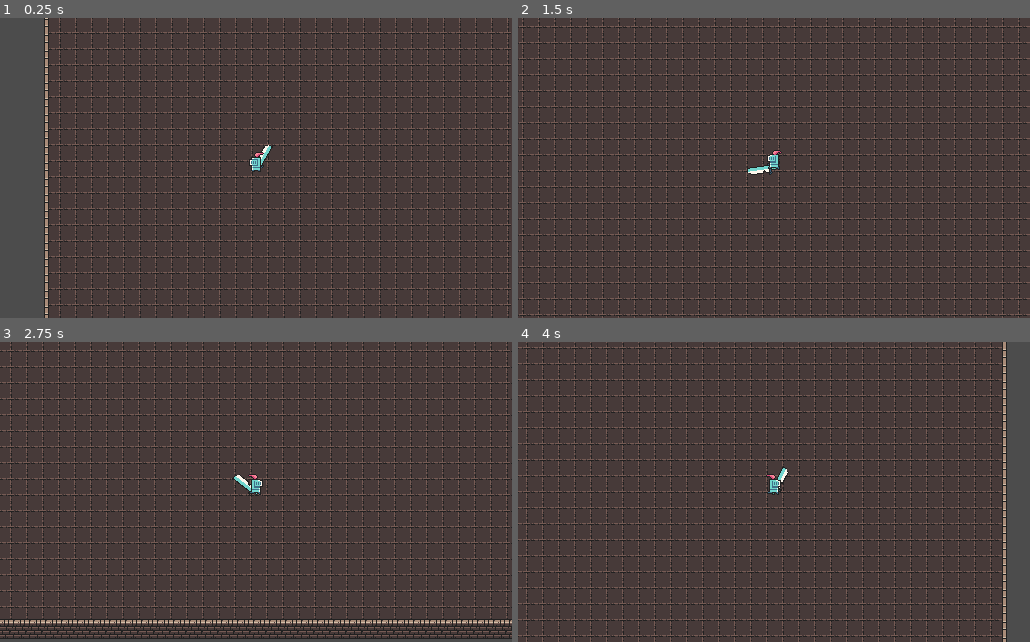
Above: before the commit, frames 1-4 (two rows, left to right).
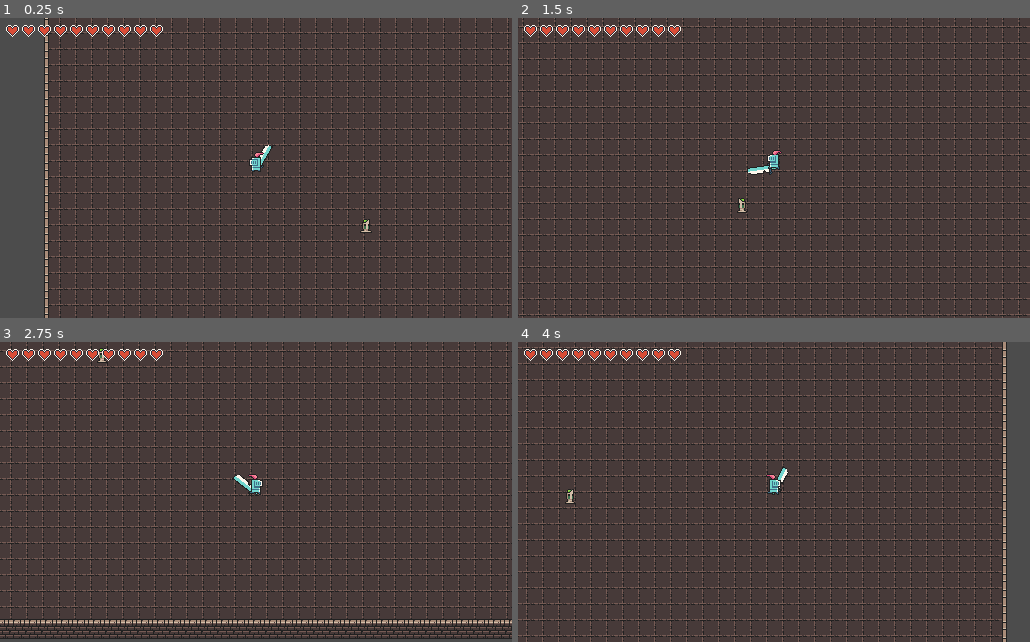
Above: after the commit, the same moments.

Repository: sakkaku-dev/rpg-arena
Game: Godot game, scene res://scene/Game.tscn
Two runs of this game, one before a commit and one after it. Both use one fixed random seed, a clock stepped at 60 frames per second and the inputs below.
Inputs (mouse positions are in pixels of both pictures, inside the frame that each line leads up to):
- Up to frame 1 (0.25 s): no input
- Up to frame 2 (1.5 s): move the mouse to (886, 153) at 0.52 s; hold D (move_right) 0.53-1.28 s; click (886, 153) at 0.6 s; move the mouse to (671, 183) at 1.27 s; hold S (move_down) from 1.28 s (still down); click (671, 183) at 1.35 s
- Up to frame 3 (2.75 s): move the mouse to (307, 426) at 2.02 s; release S (move_down) at 2.03 s; hold D (move_right) from 2.03 s (still down); click (307, 426) at 2.1 s
- Up to frame 4 (4 s): move the mouse to (748, 552) at 2.77 s; release D (move_right) at 2.78 s; hold W (move_up) 2.78-3.53 s; click (748, 552) at 2.85 s; move the mouse to (927, 537) at 3.52 s; hold A (move_left) from 3.53 s (still down); click (927, 537) at 3.6 s

The runs differ from the first frame. In frame 1, 0.7% of the frame differs, in the area x 1-73%, y 2-72%; in frame 2, 0.7%; in frame 3, 0.7%; in frame 4, 0.7%, in the area x 1-32%, y 2-54%.

Commit message:
Add health + hit/knockback

Diff:
--- a/project.godot
+++ b/project.godot
@@ -24,6 +24,21 @@
 "language": "GDScript",
 "path": "res://script/EnemyController.gd"
 }, {
+"base": "Control",
+"class": "HealthUI",
+"language": "GDScript",
+"path": "res://script/HealthUI.gd"
+}, {
+"base": "Area2D",
+"class": "HitArea",
+"language": "GDScript",
+"path": "res://script/HitArea.gd"
+}, {
+"base": "Area2D",
+"class": "HurtArea",
+"language": "GDScript",
+"path": "res://script/HurtArea.gd"
+}, {
 "base": "Reference",
 "class": "Mockito",
 "language": "GDScript",
@@ -48,6 +63,11 @@
 "class": "StateMachine",
 "language": "GDScript",
 "path": "res://script/StateMachine.gd"
+}, {
+"base": "Node",
+"class": "Stats",
+"language": "GDScript",
+"path": "res://script/Stats.gd"
 }, {
 "base": "Area2D",
 "class": "VisionArea",
@@ -73,11 +93,15 @@
 "Character": "",
 "CharacterController": "",
 "EnemyController": "",
+"HealthUI": "",
+"HitArea": "",
+"HurtArea": "",
 "Mockito": "",
 "Move": "",
 "PlayerController": "",
 "State": "",
 "StateMachine": "",
+"Stats": "",
 "VisionArea": "",
 "WAT": "",
 "WATTest": "",
@@ -169,6 +193,8 @@
 2d_physics/layer_1="objects"
 2d_physics/layer_2="player"
 2d_physics/layer_3="enemy"
+2d_physics/layer_4="player_hurtbox"
+2d_physics/layer_5="enemy_hurtbox"
 
 [rendering]
 
--- a/scene/Arena.tscn
+++ b/scene/Arena.tscn
@@ -1,8 +1,10 @@
-[gd_scene load_steps=34 format=2]
+[gd_scene load_steps=37 format=2]
 
 [ext_resource path="res://assets/arena.png" type="Texture" id=1]
 [ext_resource path="res://assets/walls.png" type="Texture" id=2]
 [ext_resource path="res://scene/Knight.tscn" type="PackedScene" id=3]
+[ext_resource path="res://scene/Zombie.tscn" type="PackedScene" id=4]
+[ext_resource path="res://scene/HitArea.tscn" type="PackedScene" id=5]
 
 [sub_resource type="TileSet" id=1]
 0/name = "floor"
@@ -303,6 +305,9 @@
 } ]
 0/z_index = 0
 
+[sub_resource type="CircleShape2D" id=31]
+radius = 54.1006
+
 [node name="Arena" type="Node2D"]
 
 [node name="Floor" type="TileMap" parent="."]
@@ -316,9 +321,21 @@
 [node name="Knight" parent="." instance=ExtResource( 3 )]
 position = Vector2( 211.667, 199.067 )
 
+[node name="Zombie" parent="." instance=ExtResource( 4 )]
+position = Vector2( 322.068, 260.466 )
+
 [node name="Walls" type="TileMap" parent="."]
 tile_set = SubResource( 30 )
 cell_size = Vector2( 16, 16 )
 collision_mask = 0
 format = 1
 tile_data = PoolIntArray( -65536, 0, 0, -65535, 0, 1, -65534, 0, 1, -65533, 0, 1, -65532, 0, 1, -65531, 0, 1, -65530, 0 …(3849 unchanged characters)…
+
+[node name="HitArea" parent="." instance=ExtResource( 5 )]
+position = Vector2( 94.7736, 103.45 )
+collision_layer = 0
+collision_mask = 2147483656
+knockback_force = 300
+
+[node name="CollisionShape2D" type="CollisionShape2D" parent="HitArea"]
+shape = SubResource( 31 )
--- a/scene/Character.tscn
+++ b/scene/Character.tscn
@@ -1,5 +1,6 @@
-[gd_scene load_steps=2 format=2]
+[gd_scene load_steps=3 format=2]
 
+[ext_resource path="res://scene/HurtArea.tscn" type="PackedScene" id=1]
 [ext_resource path="res://script/Character.gd" type="Script" id=2]
 
 [node name="Character" type="KinematicBody2D"]
@@ -10,3 +11,5 @@
 [node name="Hand" type="Position2D" parent="Body"]
 
 [node name="Sprite" type="Sprite" parent="Body"]
+
+[node name="HurtArea" parent="." instance=ExtResource( 1 )]
--- /dev/null
+++ b/scene/HitArea.tscn
@@ -0,0 +1,7 @@
+[gd_scene load_steps=2 format=2]
+
+[ext_resource path="res://script/HitArea.gd" type="Script" id=1]
+
+[node name="HitArea" type="Area2D"]
+script = ExtResource( 1 )
+[connection signal="area_entered" from="." to="." method="_on_HitArea_area_entered"]
--- /dev/null
+++ b/scene/HurtArea.tscn
@@ -0,0 +1,11 @@
+[gd_scene load_steps=2 format=2]
+
+[ext_resource path="res://script/HurtArea.gd" type="Script" id=1]
+
+[node name="HurtArea" type="Area2D"]
+script = ExtResource( 1 )
+
+[node name="CollisionShape2D" type="CollisionShape2D" parent="."]
+
+[node name="InvincibilityTimer" type="Timer" parent="."]
+[connection signal="timeout" from="InvincibilityTimer" to="." method="_on_InvincibilityTimer_timeout"]
--- a/scene/Knight.tscn
+++ b/scene/Knight.tscn
@@ -6,6 +6,8 @@
 [ext_resource path="res://scene/Sword.tscn" type="PackedScene" id=4]
 [ext_resource path="res://script/PlayerController.gd" type="Script" id=5]
 [ext_resource path="res://script/StateMachine.gd" type="Script" id=6]
+[ext_resource path="res://script/Stats.gd" type="Script" id=7]
+[ext_resource path="res://scene/PlayerUI.tscn" type="PackedScene" id=8]
 
 [sub_resource type="RectangleShape2D" id=1]
 extents = Vector2( 6.24055, 3.65973 )
@@ -57,6 +59,9 @@
 "values": [ 0.0, 135.0, 0.0 ]
 }
 
+[sub_resource type="RectangleShape2D" id=5]
+extents = Vector2( 6.46327, 7.66877 )
+
 [node name="Knight" instance=ExtResource( 1 )]
 collision_layer = 2
 ctrl_path = NodePath("PlayerController")
@@ -91,6 +96,27 @@
 [node name="Move" type="Node" parent="StateMachine" index="0"]
 script = ExtResource( 3 )
 character_path = NodePath("../..")
+
+[node name="HurtArea" parent="." index="6"]
+position = Vector2( 0, -5 )
+collision_layer = 8
+collision_mask = 0
+
+[node name="CollisionShape2D" parent="HurtArea" index="0"]
+shape = SubResource( 5 )
+
+[node name="PlayerUI" parent="." index="7" instance=ExtResource( 8 )]
+
+[node name="Stats" type="Node" parent="." index="8"]
+script = ExtResource( 7 )
+max_health = 10
 [connection signal="attack" from="." to="AttackPlayer" method="play" binds= [ "Attack" ]]
 [connection signal="idle" from="StateMachine/Move" to="MovePlayer" method="play" binds= [ "Idle" ]]
 [connection signal="running" from="StateMachine/Move" to="MovePlayer" method="play" binds= [ "Run" ]]
+[connection signal="inflict_damage" from="HurtArea" to="Stats" method="reduce_health"]
+[connection signal="knockback_force" from="HurtArea" to="StateMachine/Move" method="apply_knockback"]
+[connection signal="health_changed" from="Stats" to="PlayerUI" method="set_health"]
+[connection signal="max_health_changed" from="Stats" to="PlayerUI" method="set_max_health"]
+[connection signal="no_health" from="Stats" to="." method="die"]
+
+[editable path="HurtArea"]
--- /dev/null
+++ b/scene/PlayerUI.gd
@@ -0,0 +1,9 @@
+extends CanvasLayer
+
+onready var health := $MarginContainer/MarginContainer/HealthUI
+
+func set_health(hp: int) -> void:
+	health.set_health(hp)
+
+func set_max_health(hp: int) -> void:
+	health.set_max_health(hp)
--- /dev/null
+++ b/scene/PlayerUI.tscn
@@ -0,0 +1,48 @@
+[gd_scene load_steps=5 format=2]
+
+[ext_resource path="res://assets/ui_heart_empty.png" type="Texture" id=1]
+[ext_resource path="res://script/HealthUI.gd" type="Script" id=2]
+[ext_resource path="res://assets/ui_heart_full.png" type="Texture" id=3]
+[ext_resource path="res://scene/PlayerUI.gd" type="Script" id=4]
+
+[node name="PlayerUI" type="CanvasLayer"]
+script = ExtResource( 4 )
+
+[node name="MarginContainer" type="MarginContainer" parent="."]
+anchor_right = 1.0
+anchor_bottom = 1.0
+custom_constants/margin_right = 5
+custom_constants/margin_top = 5
+custom_constants/margin_left = 5
+custom_constants/margin_bottom = 5
+__meta__ = {
+"_edit_use_anchors_": false
+}
+
+[node name="MarginContainer" type="VBoxContainer" parent="MarginContainer"]
+margin_left = 5.0
+margin_top = 5.0
+margin_right = 507.0
+margin_bottom = 295.0
+
+[node name="HealthUI" type="Control" parent="MarginContainer/MarginContainer"]
+margin_right = 502.0
+script = ExtResource( 2 )
+
+[node name="Empty" type="TextureRect" parent="MarginContainer/MarginContainer/HealthUI"]
+margin_right = 16.0
+margin_bottom = 16.0
+texture = ExtResource( 1 )
+stretch_mode = 2
+__meta__ = {
+"_edit_use_anchors_": false
+}
+
+[node name="Full" type="TextureRect" parent="MarginContainer/MarginContainer/HealthUI"]
+margin_right = 16.0
+margin_bottom = 16.0
+texture = ExtResource( 3 )
+stretch_mode = 2
+__meta__ = {
+"_edit_use_anchors_": false
+}
--- a/scene/Zombie.tscn
+++ b/scene/Zombie.tscn
@@ -46,6 +46,9 @@
 [sub_resource type="CircleShape2D" id=4]
 radius = 64.7123
 
+[sub_resource type="RectangleShape2D" id=5]
+extents = Vector2( 4.707, 6.57116 )
+
 [node name="Zombie" instance=ExtResource( 3 )]
 collision_layer = 4
 ctrl_path = NodePath("EnemyController")
@@ -91,8 +94,18 @@
 acceleration = 300
 friction = 600
 character_path = NodePath("../..")
+
+[node name="HurtArea" parent="." index="4"]
+position = Vector2( 0, -4 )
+collision_layer = 16
+collision_mask = 0
+
+[node name="CollisionShape2D" parent="HurtArea" index="0"]
+shape = SubResource( 5 )
 [connection signal="timeout" from="EnemyController/WanderController/Timer" to="EnemyController/WanderController" method="start_new_wander"]
 [connection signal="body_entered" from="EnemyController/VisionArea" to="EnemyController/VisionArea" method="_on_VisionArea_body_entered"]
 [connection signal="body_exited" from="EnemyController/VisionArea" to="EnemyController/VisionArea" method="_on_VisionArea_body_exited"]
 [connection signal="idle" from="StateMachine/Move" to="MovePlayer" method="play" binds= [ "Idle" ]]
 [connection signal="running" from="StateMachine/Move" to="MovePlayer" method="play" binds= [ "Run" ]]
+
+[editable path="HurtArea"]
--- a/script/Character.gd
+++ b/script/Character.gd
@@ -28,3 +28,6 @@
 func _physics_process(delta):
 	if ctrl.is_attacking():
 		emit_signal("attack")
+
+func die():
+	queue_free()
--- /dev/null
+++ b/script/HealthUI.gd
@@ -0,0 +1,25 @@
+extends Control
+
+class_name HealthUI
+
+export var stats_path: NodePath
+onready var stats: Stats = get_node(stats_path)
+
+onready var empty_heart := $Empty
+onready var full_heart := $Full
+
+var heart_size: int
+
+func _ready():
+	heart_size = empty_heart.texture.get_size().x
+	full_heart.expand = true
+
+
+func set_health(health: int):
+	print("Health: " + str(health))
+	full_heart.margin_right = heart_size * health
+
+
+func set_max_health(health: int):
+	print("Max Health: " + str(health))
+	empty_heart.margin_right = heart_size * health
--- /dev/null
+++ b/script/HitArea.gd
@@ -0,0 +1,13 @@
+extends Area2D
+
+class_name HitArea
+
+export var damage = 1
+export var knockback_force = 1
+
+func _on_HitArea_area_entered(area: HurtArea):
+	var overlap = get_overlapping_areas()
+	if overlap.size() > 0:
+		var overlap_area = overlap[0] as Node2D
+		var dir = global_position.direction_to(overlap_area.global_position).normalized()
+		area.damage(damage, dir * knockback_force)
--- /dev/null
+++ b/script/HurtArea.gd
@@ -0,0 +1,18 @@
+extends Area2D
+
+signal inflict_damage(dmg)
+signal knockback_force(knockback)
+
+class_name HurtArea
+
+onready var invincibility_timer := $InvincibilityTimer
+onready var collision := $CollisionShape2D
+
+func damage(dmg: int, knockback: Vector2) -> void:
+	emit_signal("inflict_damage", dmg)
+	emit_signal("knockback_force", knockback)
+	collision.set_deferred("disabled", true)
+	invincibility_timer.start()
+
+func _on_InvincibilityTimer_timeout():
+	collision.disabled = false
--- a/script/Move.gd
+++ b/script/Move.gd
@@ -31,3 +31,7 @@
 		emit_signal("idle")
 
 	velocity = character.move_and_slide(velocity)
+
+func apply_knockback(knockback: Vector2) -> void:
+	print(knockback)
+	velocity += knockback
--- /dev/null
+++ b/script/Stats.gd
@@ -0,0 +1,31 @@
+extends Node
+
+class_name Stats
+
+signal no_health
+signal health_changed(health)
+signal max_health_changed(health)
+
+export var max_health = 1 setget set_max_health
+onready var health = max_health setget set_health
+
+func _ready():
+	# Wait until HealthUI is done
+	yield(owner, "ready")
+	self.max_health = max_health
+	self.health = health
+
+func set_max_health(hp: int) -> void:
+	max_health = hp
+	if health != null:
+		self.health = min(health, max_health)
+	emit_signal("max_health_changed", max_health)
+
+func set_health(hp: int) -> void:
+	health = max(0, hp)
+	emit_signal("health_changed", health)
+	if health <= 0:
+		emit_signal("no_health")
+
+func reduce_health(value: int) -> void:
+	self.health -= value
Binary file added: assets/ui_heart_empty.png
Binary file added: assets/ui_heart_full.png
Binary file added: assets/ui_heart_half.png
Not shown: 1 places in scene/Knight.tscn that only renumber resources
Not shown: 1 places in scene/Zombie.tscn that only renumber resources
